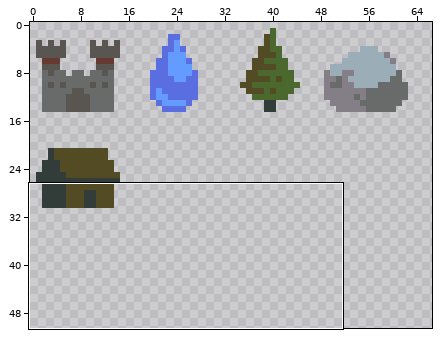
Pixel-art file -- screens/gameplay/game_objects/map_node/assets/map_node_spritesheet.aseprite. Above: a wide view before the commit, with the close-up outlined.
Close-up. Before:
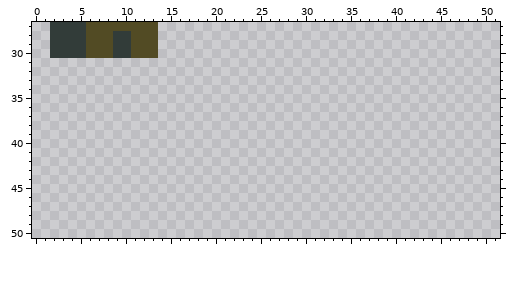
128x128 pixels, 1 frame. Shown: x 0..51, y 27..50. The wide view leaves out empty margins.
After:
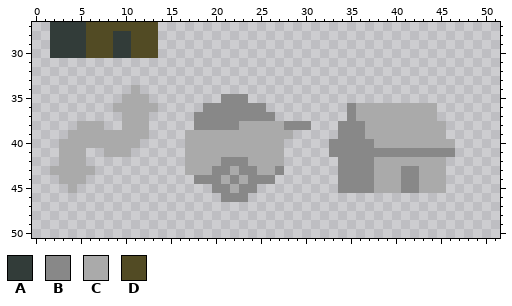
Palette (. is transparent): A #323c39  B #888888  C #aaaaaa  D #524b24
The exact change:
@@ x 0..51 @@
 33 ....................................................
-34 ....................................................
-35 ....................................................
-36 ....................................................
-37 ....................................................
-38 ....................................................
-39 ....................................................
-40 ....................................................
-41 ....................................................
-42 ....................................................
-43 ....................................................
-44 ....................................................
-45 ....................................................
-46 ....................................................
+34 ...........C........................................
+35 ..........CCC........BBB............................
+36 .........CCCCC.....BBBBBBB.........BCCCCCCCCC.......
+37 ..........CCC.....BBBBBBBBB........BCCCCCCCCC.......
+38 .....CCC..CCC.....BBBBBCCCCCBBB...BBBCCCCCCCCC......
+39 ....CCCCCCCCC....CCCCCCCCCCCC.....BBBCCCCCCCCC......
+40 ...CCCCCCCCC.....CCCCCCCCCCC.....BBBBBCCCCCCCCC.....
+41 ...CCC..CCC......CCCCCCCCCCC.....BBBBBBBBBBBBBB.....
+42 ...CCC...........CCCCBBBCCCC......BBBBCCCCCCCC......
+43 ..CCCCC..........CCCBBCBBCCB......BBBBCCCBBCCC......
+44 ...CCC............BBBCBCBBB.......BBBBCCCBBCCC......
+45 ....C...............BBCBB.........BBBBCCCBBCCC......
+46 .....................BBB............................
 47 ....................................................
